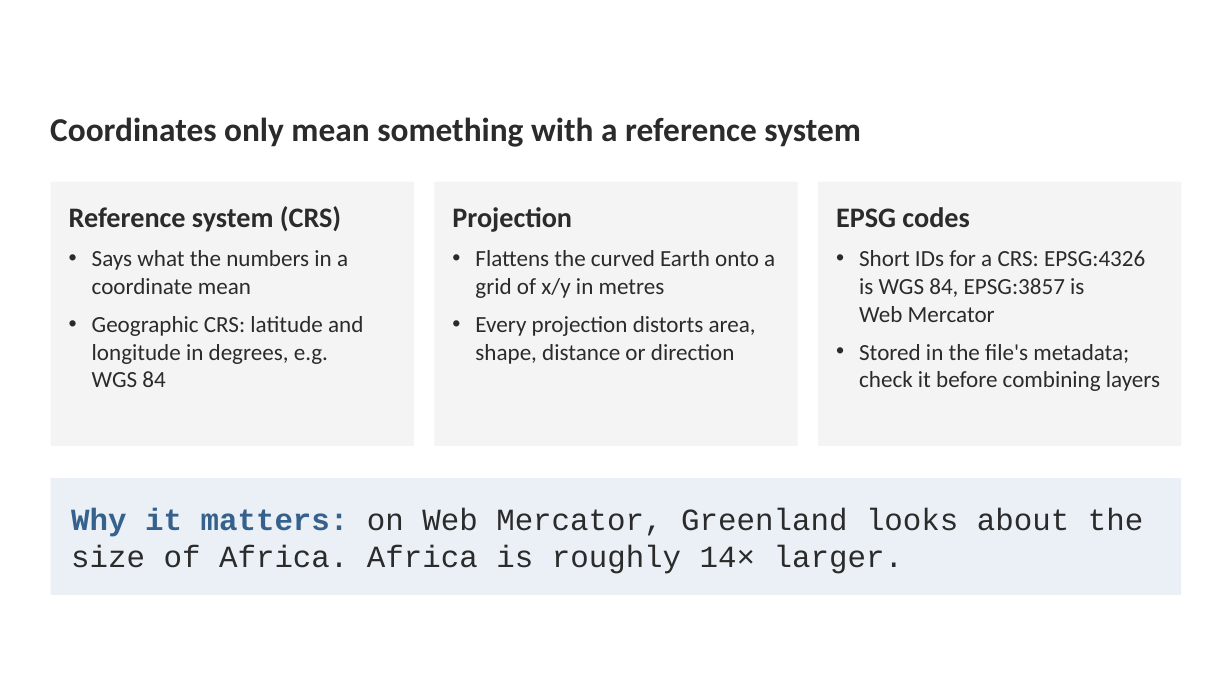
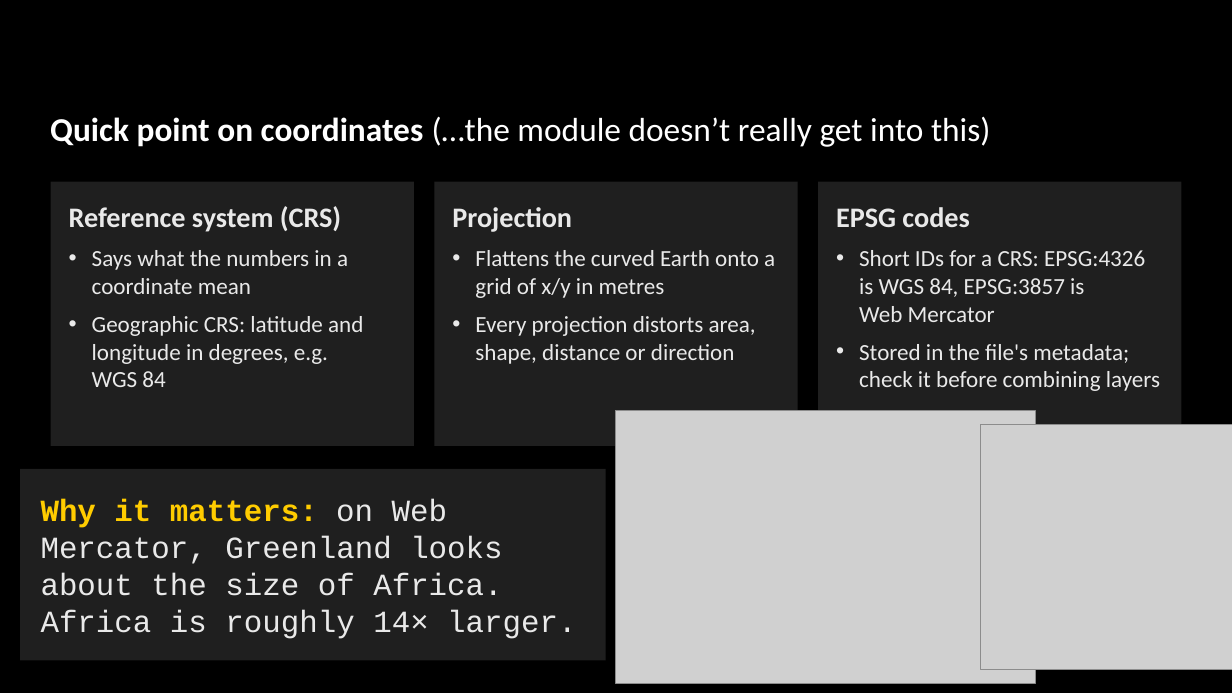
Before and after one commit to milliechapman/dsep, a slide deck: slide 20 of dsep2.pptx (slide 21 before the commit). Drawn at 1232x693 pixels with LibreOffice and Linux fonts; fonts in the diff are those of the drawing; grey boxes stand for pictures. Boxes give left, top, right and bottom in pixels: in the first picture for what was removed or moved away, otherwise in the second. Text is boxed around its words. In the diff, an @@ line names an element or a change of style, - is before the commit and + after.

```diff
--- a/dsep2.pptx
+++ b/dsep2.pptx
@@ background #FFFFFF to #000000 @@
@@ text at bbox=[50, 116, 990, 147]: text changed; text colour #2B2B2B to #FFFFFF; bold off @@
-Coordinates only mean something with a reference system
+Quick point on coordinates (…the module doesn’t really get into this)
@@ text colour #2B2B2B to #E9E9E9; fill #F4F4F4 to #1F1F1F in 3 elements at bbox=[51, 182, 414, 446], bbox=[434, 182, 798, 446], bbox=[818, 182, 1181, 446] @@
@@ picture added at bbox=[616, 411, 1036, 684] @@
@@ picture added at bbox=[981, 424, 1232, 669] @@
@@ rectangle "Why it matters: on Web ...": place and size @@
-rectangle "Why it matters: on Web ..." at bbox=[51, 478, 1182, 594]
+rectangle "Why it matters: on Web ..." at bbox=[20, 469, 606, 660]
@@ rectangle "Why it matters: on Web ..." at bbox=[20, 469, 606, 660]: text colour #35618C to #FFCC00 in "Why it matters:"; text colour #2B2B2B to #E9E9E9 in "on Web Mercator, Greenland looks about the ..."; fill #EAF0F6 to #1F1F1F @@
```
Also in this commit, not shown: 13 other slides changed, 12 slides added, 2 slides removed, 6 other files.
